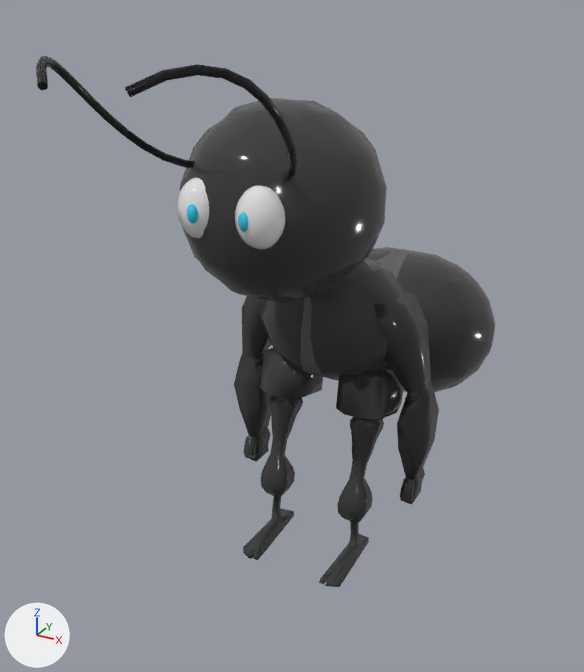
Two versions of the glTF model app/assets/objects/ant/original_ant.gltf, one commit apart.
Both versions are drawn from a 50 mm lens placed at (3.33, -6.29, 3.39), pointed at (-0.32, 0.35, 0.08). The axes (+X, +Y, +Z) are drawn at lower left. The lights are the same throughout. Both versions are drawn at frame 1 of the action '01.stand'; the numbers are the values there. Vertices at the same position are counted once.

Before the edit, the objects in view are built like this:
```python
me_立方体_006 = bpy.data.meshes.new('立方体.006')
me_立方体_006.from_pydata(...)  # 3890 vertices, 7650 faces; spans x -1.12..1.12, y -2.71..3.91, z -2.3..2.97
# faces by material slot: [3718, 92, 1920, 1920]
me_立方体_006.materials.append(mat_マテリアル_003)  # black #2c2c2c
me_立方体_006.materials.append(mat_マテリアル_004)  # dark grey #545454
me_立方体_006.materials.append(mat_マテリアル)  # cyan #07c7e7
me_立方体_006.materials.append(mat_マテリアル_001)  # white #e7e7e7
ob_立方体_005 = bpy.data.objects.new('立方体.005', me_立方体_006)
ob_立方体_005.location = (0.0, 0.0, 0.0)
```
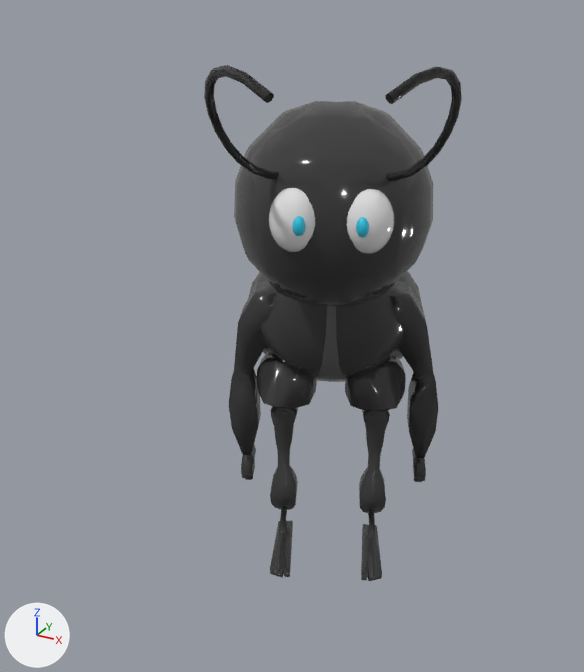
Location of each change, (x1, y1, x2, y2) in pixels of the pictures (584 x 672 px; the box of a moved part takes in the faces that stretch with it):
```json
{"object": "立方体.005", "change": "reshaped", "before": [36, 56, 495, 587], "after": [204, 65, 462, 581], "on screen": "44% narrower"}
{"part": 1, "of": "me_立方体_006", "change": "moved or reshaped", "before": [195, 98, 495, 392], "after": [238, 101, 433, 382]}
{"part": 2, "of": "me_立方体_006", "change": "moved or reshaped", "before": [319, 365, 404, 587], "after": [345, 355, 406, 581]}
{"part": 3, "of": "me_立方体_006", "change": "moved or reshaped", "before": [243, 347, 323, 560], "after": [257, 352, 317, 578]}
{"part": 4, "of": "me_立方体_006", "change": "moved or reshaped", "before": [374, 291, 439, 504], "after": [389, 281, 438, 482]}
{"part": 5, "of": "me_立方体_006", "change": "moved or reshaped", "before": [234, 296, 272, 461], "after": [229, 279, 277, 480]}
{"part": 6, "of": "me_立方体_006", "change": "moved or reshaped", "before": [238, 212, 248, 232], "after": [356, 217, 369, 238]}
{"part": 7, "of": "me_立方体_006", "change": "moved or reshaped", "before": [187, 204, 198, 224], "after": [292, 216, 306, 236]}
{"part": 8, "of": "me_立方体_006", "change": "added", "after": [347, 189, 395, 254]}
{"part": 9, "of": "me_立方体_006", "change": "rebuilt", "before": [125, 65, 297, 180], "after": [204, 65, 279, 179]}
{"part": 10, "of": "me_立方体_006", "change": "added", "after": [385, 67, 462, 181], "on screen": "black"}
{"part": 11, "of": "me_立方体_006", "change": "deleted", "before": [177, 177, 209, 238]}
{"part": 12, "of": "me_立方体_006", "change": "deleted", "before": [36, 56, 195, 168], "on screen": "black"}
{"part": 13, "of": "me_立方体_006", "change": "deleted", "before": [37, 56, 195, 168], "on screen": "black"}
{"part": 14, "of": "me_立方体_006", "change": "moved or reshaped", "before": [125, 64, 409, 381], "after": [234, 101, 429, 382]}
```

Edits to the scene script, one JSON object a line:
```json
{"block": "me_立方体_006", "where": "# used by ob_立方体_005; location = (0.0, 0.0, 0.0)"}
{"op": "remove", "block": "me_立方体_006", "code": "me_立方体_006.from_pydata(...)  # 3890 vertices, 7650 faces; spans x -1.12..1.12, y -2.71..3.91, z -2.3..2.97"}
{"op": "add", "block": "me_立方体_006", "code": "me_立方体_006.from_pydata(...)  # 3856 vertices, 7649 faces; spans x -2.02..1.84, y -2.53..3.69, z -2.3..2.97"}
{"block": "me_立方体_006", "change": "me_立方体_006 part 1: the loose piece of 476 vertices spanning x -0.94..1.12, y -1.37..3.91, z -1.6..2.53 is multiplied about its middle by the matrix ((-0.906, -0.424, 0.0), (-0.424, 0.906, 0.0), (0.0, 0.0, 1.0)), then moved by (-0.45, -0.1, 0.0)"}
{"block": "me_立方体_006", "change": "me_立方体_006 part 2: the loose piece of 144 vertices spanning x 0.15..0.78, y -0.36..0.96, z -2.29..-0.17 is turned 25.1 degrees about the z axis through its middle, then moved by (0.08, 0.23, 0.0)"}
{"block": "me_立方体_006", "change": "me_立方体_006 part 3: the loose piece of 143 vertices spanning x -0.78..-0.15, y -0.35..0.96, z -2.3..-0.17 is turned 25.1 degrees about the z axis through its middle, then moved by (0.17, -0.17, 0.0)"}
{"block": "me_立方体_006", "change": "me_立方体_006 part 4: the loose piece of 82 vertices spanning x 0.38..1.12, y 0.31..0.92, z -1.64..0.62 is turned 25.1 degrees about the z axis through its middle, then moved by (-0.07, 0.32, 0.0)"}
{"block": "me_立方体_006", "change": "me_立方体_006 part 5: the loose piece of 82 vertices spanning x -1.05..-0.38, y 0.29..0.91, z -1.65..0.62 is turned 25.1 degrees about the z axis through its middle, then moved by (0.07, -0.3, 0.0)"}
{"block": "me_立方体_006", "change": "me_立方体_006 part 6: the loose piece of 482 vertices spanning x 0.18..0.28, y -1.43..-1.33, z 1.7..1.85 is turned 25.1 degrees about the z axis through its middle, then moved by (0.82, 0.29, 0.0)"}
{"block": "me_立方体_006", "change": "me_立方体_006 part 7: the loose piece of 482 vertices spanning x -0.28..-0.18, y -1.43..-1.33, z 1.7..1.85 is turned 25.1 degrees about the z axis through its middle, then moved by (0.86, 0.09, 0.0)"}
{"block": "me_立方体_006", "change": "me_立方体_006 part 8: a new loose piece, a UV sphere (32 segments, 16 rings, poles along z) spanning x 0.81..1.21, y -1.12..-0.72, z 1.52..2.02, in mat_マテリアル_001 (white #e7e7e7)"}
{"block": "me_立方体_006", "change": "me_立方体_006 part 9: the loose piece of 139 vertices spanning x 0.29..0.79, y -2.71..-0.98, z 2.03..2.97 is rebuilt with 255 vertices and now spans x 0.24..1.13, y -2.53..-0.98, z 2.03..2.97"}
{"block": "me_立方体_006", "change": "me_立方体_006 part 10: a new loose piece of 240 vertices spanning x 0.98..1.84, y -2.26..-0.68, z 2.03..2.97, in mat_マテリアル_003 (black #2c2c2c)"}
{"block": "me_立方体_006", "change": "me_立方体_006 part 11: the loose piece of 482 vertices spanning x -0.46..-0.06, y -1.4..-1.0, z 1.52..2.02 is deleted"}
{"block": "me_立方体_006", "change": "me_立方体_006 part 12: the loose piece of 130 vertices spanning x -0.78..-0.29, y -2.71..-0.98, z 2.03..2.97 is deleted"}
{"block": "me_立方体_006", "change": "me_立方体_006 part 13: the loose piece of 130 vertices spanning x -0.78..-0.29, y -2.71..-0.98, z 2.03..2.97 is deleted"}
{"block": "me_立方体_006", "change": "me_立方体_006 part 14: 2 vertices moved within x 0.41, y -1.23, z 1.59..1.95; 1076 vertices removed from x -1.12..0.95, y -2.71..3.91, z -1.6..2.97; 946 vertices added at x -1.9..1.26, y -1.34..3.69, z -1.6..2.53"}
```
